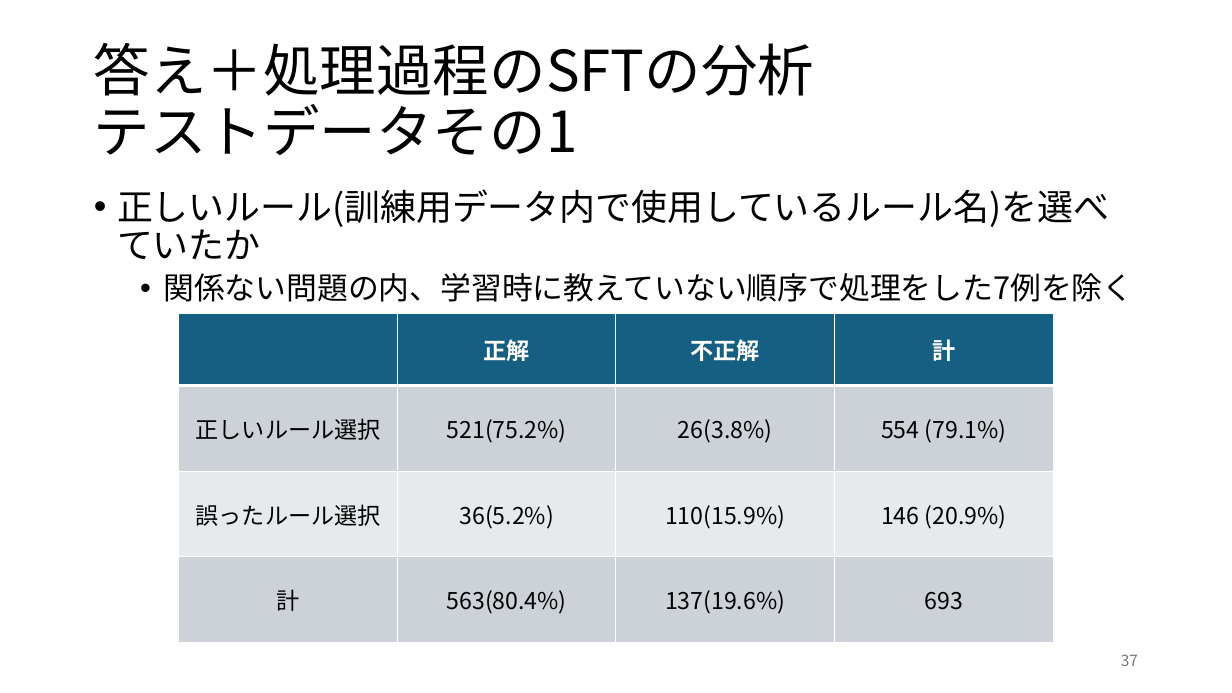
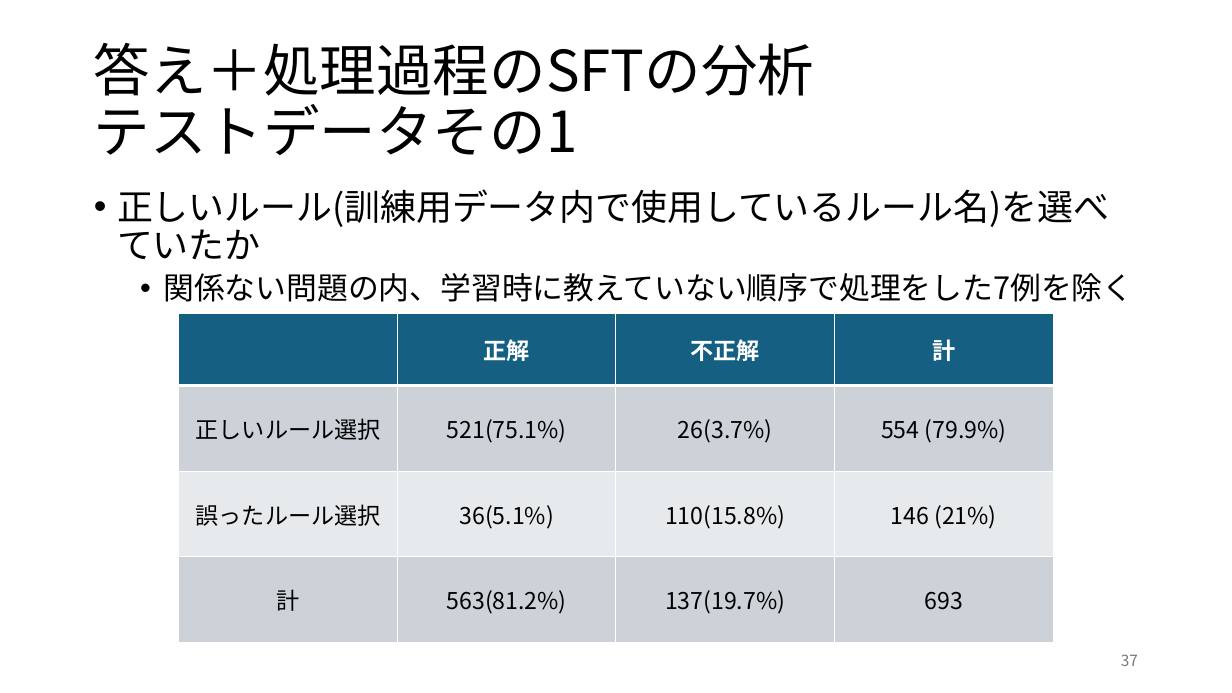
Before and after one commit to rollotea/array-task, a slide deck: slide 37 of 生成AIの追加学習による問題.pptx. Drawn at 1232x693 pixels with LibreOffice and Linux fonts; fonts in the diff are those of the drawing. Boxes give left, top, right and bottom in pixels: in the first picture for what was removed or moved away, otherwise in the second. Text is boxed around its words. In the diff, an @@ line names an element or a change of style, - is before the commit and + after.

```diff
--- a/生成AIの追加学習による問題.pptx
+++ b/生成AIの追加学習による問題.pptx
@@ table at [179, 313, 1055, 642] @@
-row 2: 正しいルール選択 | 521(75.2%) | 26(3.8%) | 554 (79.1%)
+row 2: 正しいルール選択 | 521(75.1%) | 26(3.7%) | 554 (79.9%)
-row 3: 誤ったルール選択 | 36(5.2%) | 110(15.9%) | 146 (20.9%)
+row 3: 誤ったルール選択 | 36(5.1%) | 110(15.8%) | 146 (21%)
-row 4, column 2: 563(80.4%)
+row 4, column 2: 563(81.2%)
-row 4, column 3: 137(19.6%)
+row 4, column 3: 137(19.7%)
```
Also in this commit, not shown: 8 other slides changed, 1 slide added, 1 slide removed, 1 other file.
